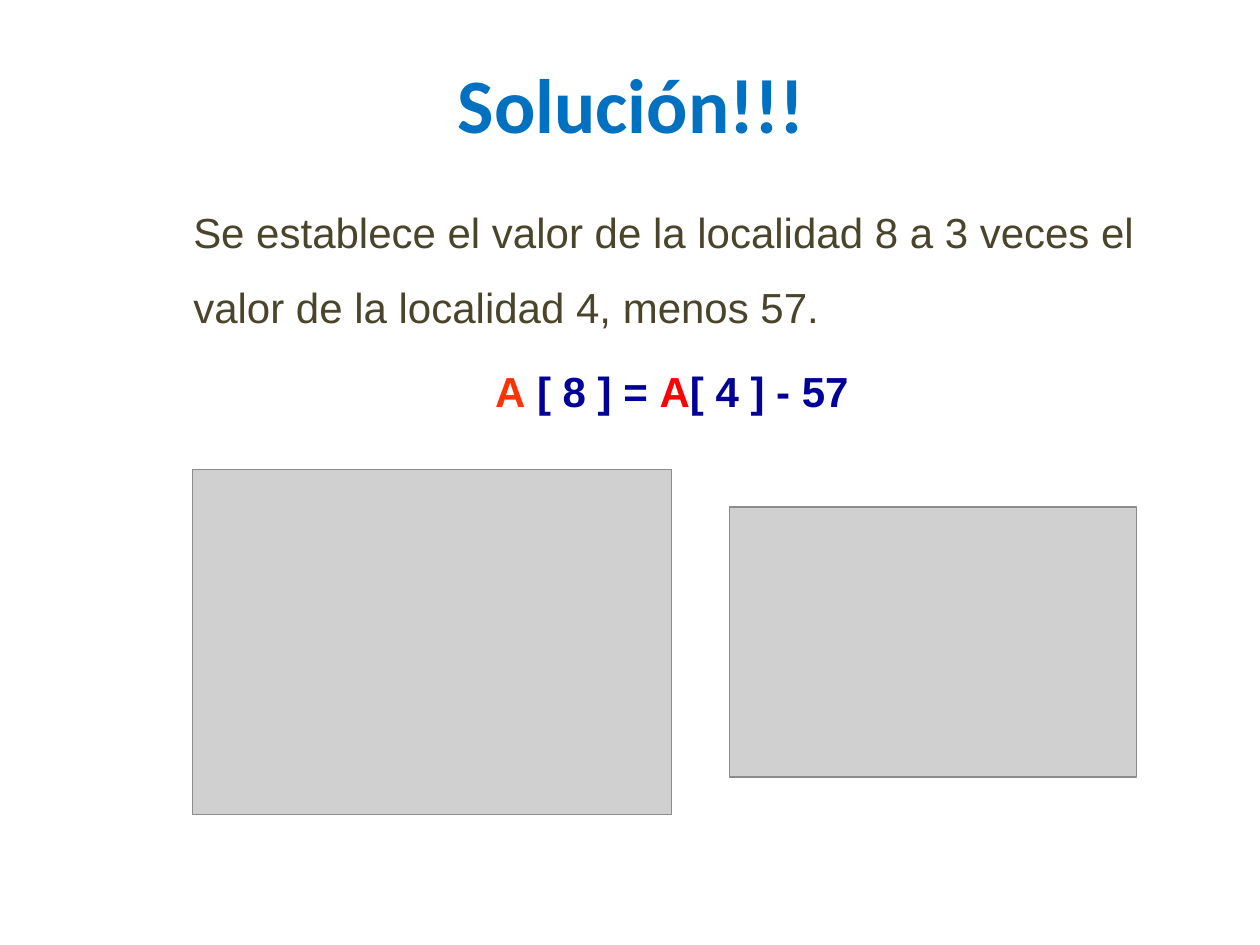
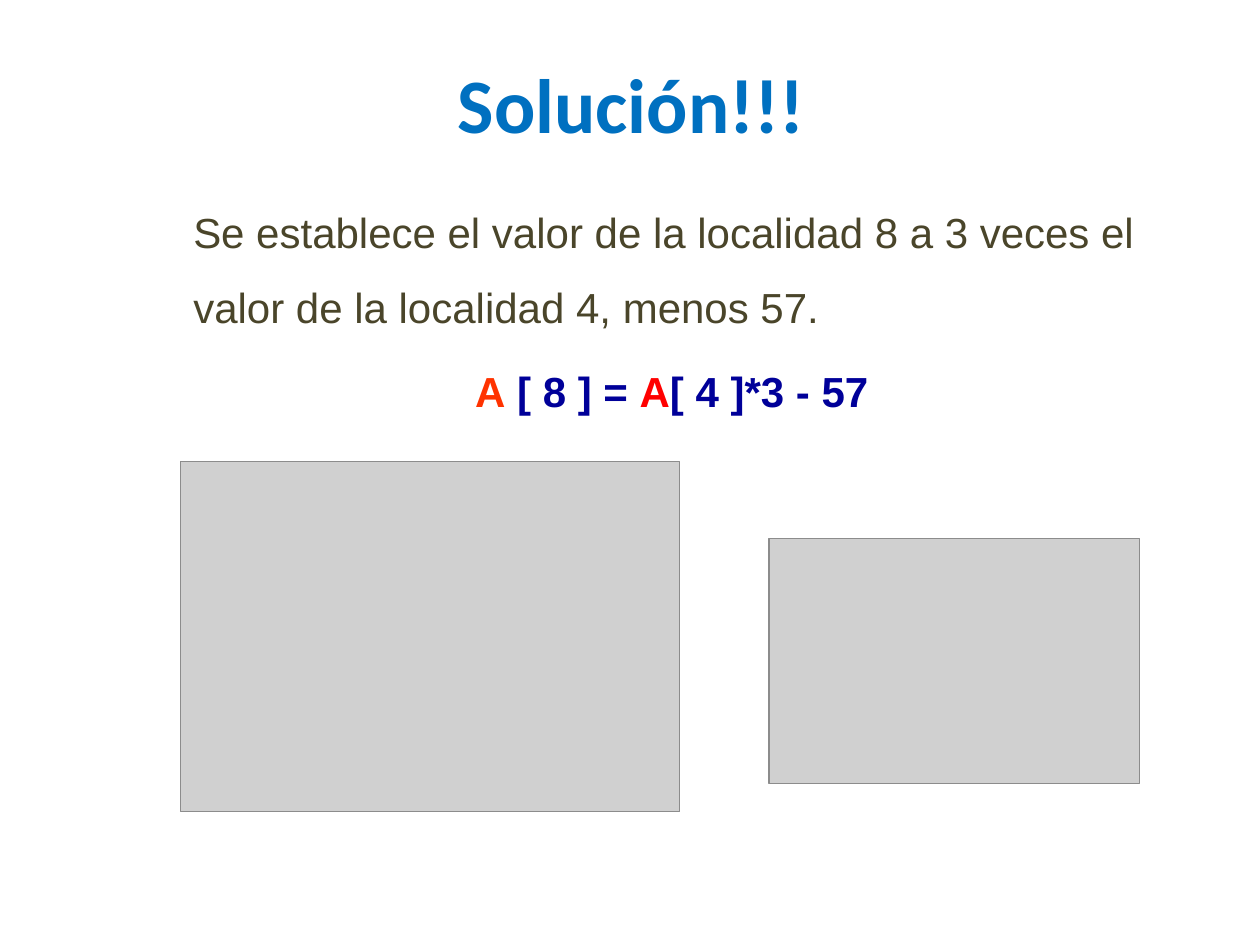
Before and after one commit to lizetheP/PensamientoC, a slide deck: slide 28 of calendario/documentos/7_Listas_Arreglos.pptx. Drawn at 1260x945 pixels with LibreOffice and Linux fonts; fonts in the diff are those of the drawing; grey boxes stand for pictures. Boxes give left, top, right and bottom in pixels: in the first picture for what was removed or moved away, otherwise in the second. Text is boxed around its words. In the diff, an @@ line names an element or a change of style, - is before the commit and + after.

```diff
--- a/calendario/documentos/7_Listas_Arreglos.pptx
+++ b/calendario/documentos/7_Listas_Arreglos.pptx
@@ text at (x1=475, y1=376, x2=869, y2=416): text changed @@
-A [ 8 ] = A[ 4 ] - 57
+A [ 8 ] = A[ 4 ]*3 - 57
@@ picture resized from (x1=193, y1=470, x2=672, y2=815) to (x1=180, y1=461, x2=679, y2=811) @@
@@ picture resized from (x1=730, y1=507, x2=1137, y2=776) to (x1=769, y1=538, x2=1139, y2=784) @@
```
Also in this commit, not shown: 13 other slides changed, 1 slide added, 3 other files.
